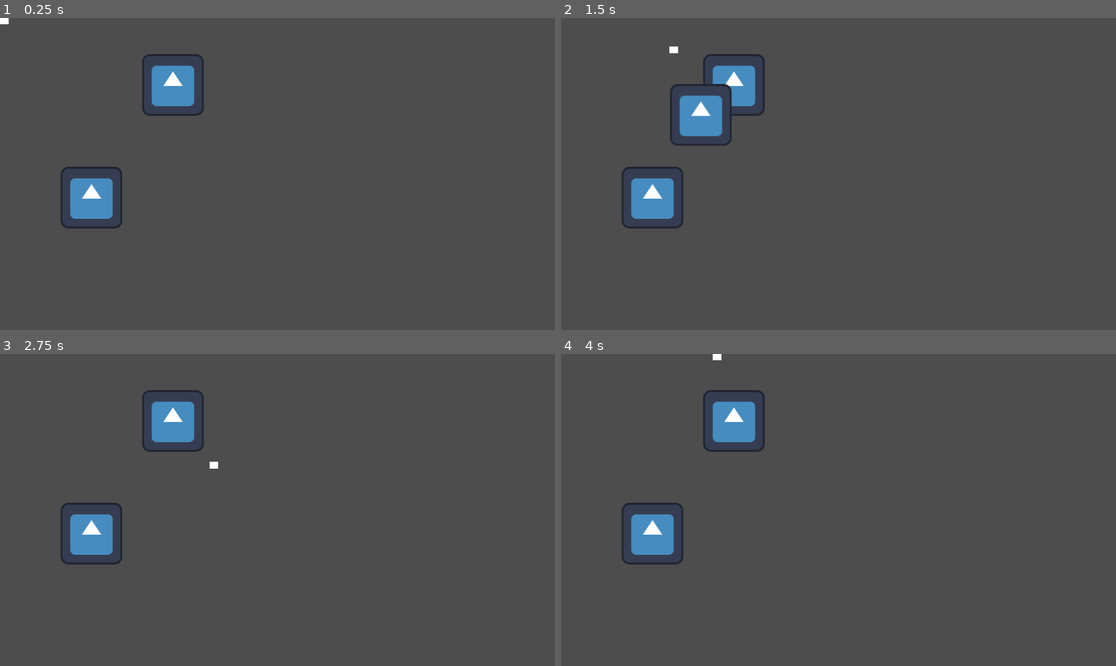
Above: before the commit, frames 1-4 (two rows, left to right).
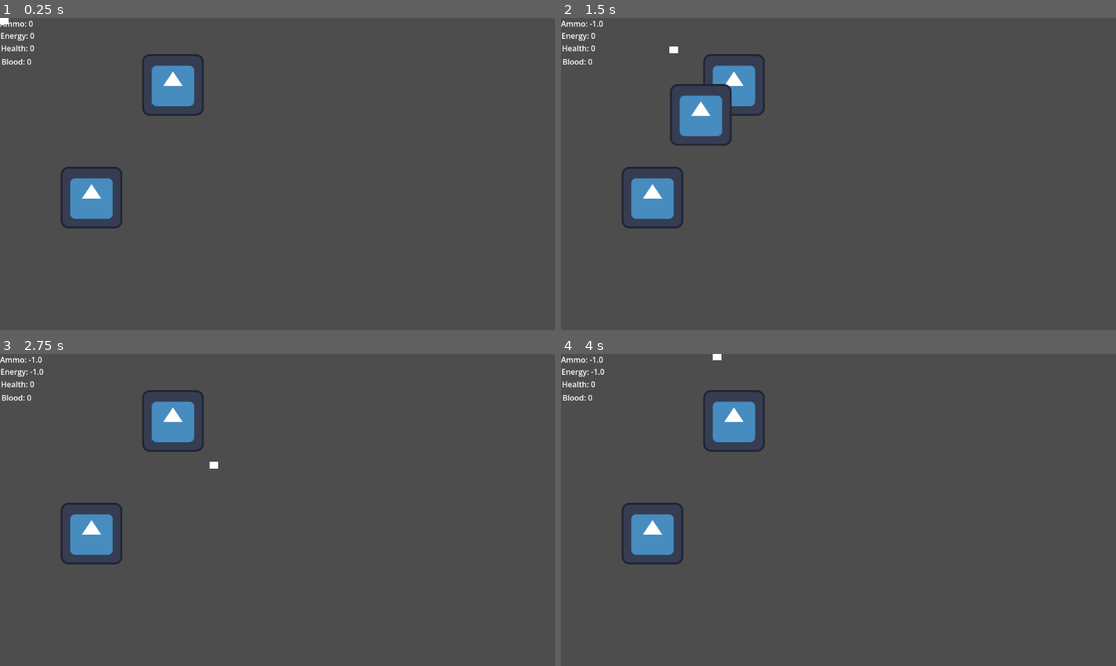
Above: after the commit, the same moments.

Repository: Blr-Mac/GMTK-2026
Game: Godot game, scene res://main.tscn
Same seed, same stepped clock (60 frames per second), same inputs: the game is played once before the commit and once after it. The engine's default icon, where the game draws it, is replaced by a stand-in: a white triangle on a blue panel in a dark square.
Inputs (mouse positions are in pixels of both pictures, inside the frame that each line leads up to):
- Up to frame 1 (0.25 s): no input
- Up to frame 2 (1.5 s): tap Enter at 0.5 s; move the mouse to (960, 158) at 0.52 s; hold D (move_right) 0.53-1.28 s; click (960, 158) at 0.6 s; move the mouse to (727, 189) at 1.27 s; hold S (move_down) from 1.28 s (still down); click (727, 189) at 1.35 s
- Up to frame 3 (2.75 s): move the mouse to (333, 441) at 2.02 s; release S (move_down) at 2.03 s; hold D (move_right) from 2.03 s (still down); click (333, 441) at 2.1 s
- Up to frame 4 (4 s): move the mouse to (810, 572) at 2.77 s; release D (move_right) at 2.78 s; hold W (move_up) 2.78-3.53 s; click (810, 572) at 2.85 s; move the mouse to (1005, 556) at 3.52 s; hold A (move_left) from 3.53 s (still down); click (1005, 556) at 3.6 s

The runs differ from the first frame. In frame 1, 0.2% of the frame differs, in the area x 0-7%, y 0-15%; in frame 2, 0.3%; in frame 3, 0.3%, in the area x 0-8%, y 0-15%; in frame 4, 0.3%.

Commit message:
add signals and ui

Diff:
--- /dev/null
+++ b/UI/UI.tscn
@@ -0,0 +1,40 @@
+[gd_scene format=3 uid="uid://d38m73ytqj0cs"]
+
+[ext_resource type="Script" uid="uid://cgthuplvi0lyk" path="res://UI/canvas_layer.gd" id="1_6dd3c"]
+
+[node name="Ui" type="Control" unique_id=1526298567]
+layout_mode = 3
+anchors_preset = 15
+anchor_right = 1.0
+anchor_bottom = 1.0
+grow_horizontal = 2
+grow_vertical = 2
+
+[node name="CanvasLayer" type="CanvasLayer" parent="." unique_id=1112670096]
+script = ExtResource("1_6dd3c")
+
+[node name="Ammo" type="Label" parent="CanvasLayer" unique_id=1416131583]
+offset_right = 40.0
+offset_bottom = 23.0
+text = "Ammo: 0"
+
+[node name="Health" type="Label" parent="CanvasLayer" unique_id=1979137759]
+offset_left = 2.0
+offset_top = 51.0
+offset_right = 42.0
+offset_bottom = 74.0
+text = "Health: 0"
+
+[node name="Energy" type="Label" parent="CanvasLayer" unique_id=9395922]
+offset_left = 1.0
+offset_top = 25.0
+offset_right = 41.0
+offset_bottom = 48.0
+text = "Energy: 0"
+
+[node name="Blood" type="Label" parent="CanvasLayer" unique_id=1341760004]
+offset_left = 3.0
+offset_top = 79.0
+offset_right = 66.0
+offset_bottom = 102.0
+text = "Blood: 0"
--- /dev/null
+++ b/UI/canvas_layer.gd
@@ -0,0 +1,25 @@
+extends CanvasLayer
+
+
+
+
+# Called when the node enters the scene tree for the first time.
+func _ready():
+
+	Signals.player_health.connect(_on_player_health)
+	Signals.player_ammo.connect(_on_player_ammo)
+	Signals.player_energy.connect(_on_player_energy)
+	Signals.player_blood.connect(_on_player_blood)
+	pass # Replace with function body.
+
+func _on_player_health(health_changed : float):
+	$Health.text = "health: " + str(health_changed)
+
+func _on_player_ammo(ammo_changed : float):
+	$Ammo.text = "Ammo: " + str(ammo_changed)
+
+func _on_player_energy(energy_changed : float):
+	$Energy.text = "Energy: " + str(energy_changed)
+
+func _on_player_blood(blood_changed : float):
+	$Blood.text = "Blood: " + str(blood_changed)
--- a/main.tscn
+++ b/main.tscn
@@ -3,6 +3,7 @@
 [ext_resource type="PackedScene" uid="uid://0oef8ydi13kw" path="res://player/player.tscn" id="1_ig7tw"]
 [ext_resource type="PackedScene" uid="uid://df5tmgldhtfq6" path="res://items/blood_bag.tscn" id="2_0xm2m"]
 [ext_resource type="PackedScene" uid="uid://bavabkwkhq1xl" path="res://enemy/default.tscn" id="3_h2yge"]
+[ext_resource type="PackedScene" uid="uid://d38m73ytqj0cs" path="res://UI/UI.tscn" id="4_1bvp3"]
 
 [node name="Main" type="Node2D" unique_id=284116669]
 
@@ -13,3 +14,5 @@
 
 [node name="Default" parent="." unique_id=427205929 instance=ExtResource("3_h2yge")]
 position = Vector2(190, 373)
+
+[node name="Ui" parent="." unique_id=1526298567 instance=ExtResource("4_1bvp3")]
--- a/player/player.gd
+++ b/player/player.gd
@@ -7,6 +7,7 @@
 @onready var muzzle: Marker2D = $Muzzle
 
 var timer : float = 0
+@export var energy_timer : float = 2
 
 @export var shoot_cooldown : float = 1
 
@@ -14,6 +15,10 @@
 	var input_vector := Input.get_vector("move_left", "move_right", "move_up", "move_down")
 
 	timer += delta
+	energy_timer -= delta
+
+	if energy_timer <= 0:
+		Signals.player_energy.emit(-1)
 
 	if input_vector != Vector2.ZERO:
 		velocity = input_vector * SPEED
@@ -23,6 +28,7 @@
 	if Input.is_action_just_pressed("shoot") and timer > shoot_cooldown:
 		local_mouse_pos = get_local_mouse_position()
 		shoot(local_mouse_pos.normalized())
+		Signals.player_ammo.emit(-1)
 		timer = 0
 
 	move_and_slide()
@@ -41,9 +47,11 @@
 	projectile.global_position += launch_angle * Vector2(100,100)
 	projectile.launch(launch_angle)
 
-func pickup_blood(value : int):
-	print("blood: ", value)
+func pickup_blood(value : float):
+	Signals.player_blood.emit(value)
+	#print("blood: ", value)
 
 func damage(value: float):
-	print("damage: ", value)
-	print("died :(")
+	Signals.player_health.emit(value)
+	#print("damage: ", value)
+	#print("died :(")
--- a/project.godot
+++ b/project.godot
@@ -14,6 +14,10 @@
 run/main_scene="uid://c4cau8kc3a3eo"
 config/features=PackedStringArray("4.6", "GL Compatibility")
 config/icon="res://icon.svg"
+
+[autoload]
+
+Signals="*uid://de8gi1p58kdsp"
 
 [global_group]
 
--- /dev/null
+++ b/signals/signals.gd
@@ -0,0 +1,6 @@
+extends Node
+
+signal player_health(health_changed : float)
+signal player_ammo(ammo_changed : float)
+signal player_energy(energy_changed : float)
+signal player_blood(blood_changed : float)
Not shown, added: UI/canvas_layer.gd.uid
Not shown, added: signals/signals.gd.uid
